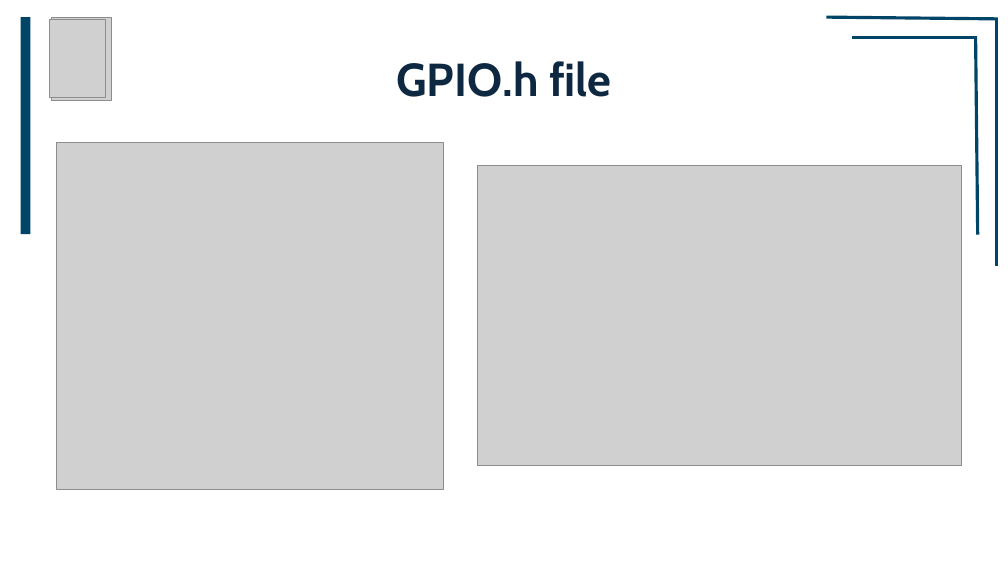
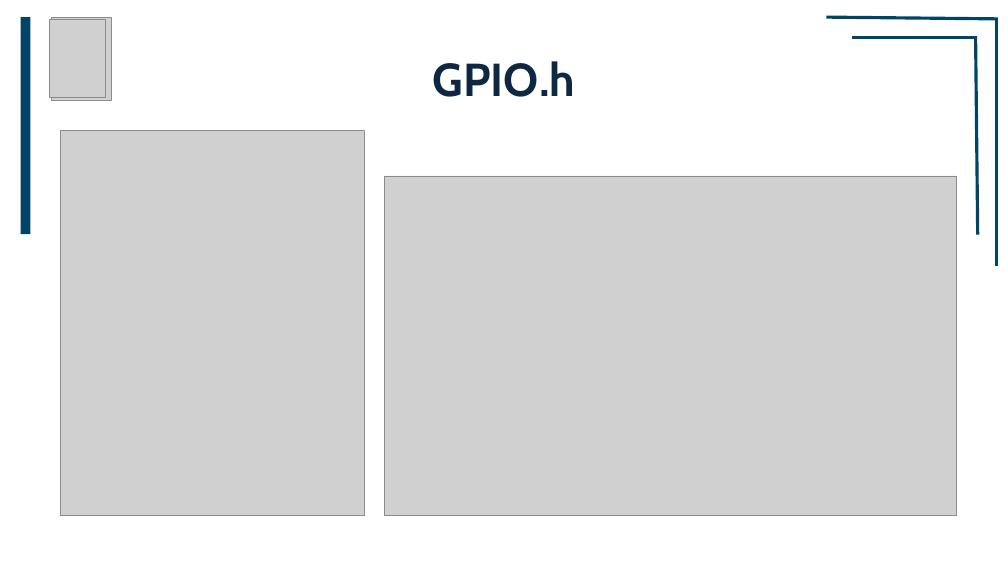
Before and after one commit to youefkh05/IEEE_CUSB26_Embedded, a slide deck: slide 36 of Sessions/4/Session4/Session4.pptx (slide 32 before the commit). Drawn at 1008x567 pixels with LibreOffice and Linux fonts; fonts in the diff are those of the drawing; grey boxes stand for pictures. Boxes give left, top, right and bottom in pixels: in the first picture for what was removed or moved away, otherwise in the second. Text is boxed around its words. In the diff, an @@ line names an element or a change of style, - is before the commit and + after.

```diff
--- a/Sessions/4/Session4/Session4.pptx
+++ b/Sessions/4/Session4/Session4.pptx
@@ title at (x1=433, y1=61, x2=576, y2=97): text changed @@
-GPIO.h file
+GPIO.h
@@ picture resized from (x1=57, y1=142, x2=443, y2=489) to (x1=60, y1=130, x2=364, y2=515) @@
@@ picture resized from (x1=478, y1=166, x2=963, y2=466) to (x1=385, y1=176, x2=957, y2=516) @@
```
Also in this commit, not shown: 3 other slides changed, 5 slides added, 55 other files.
